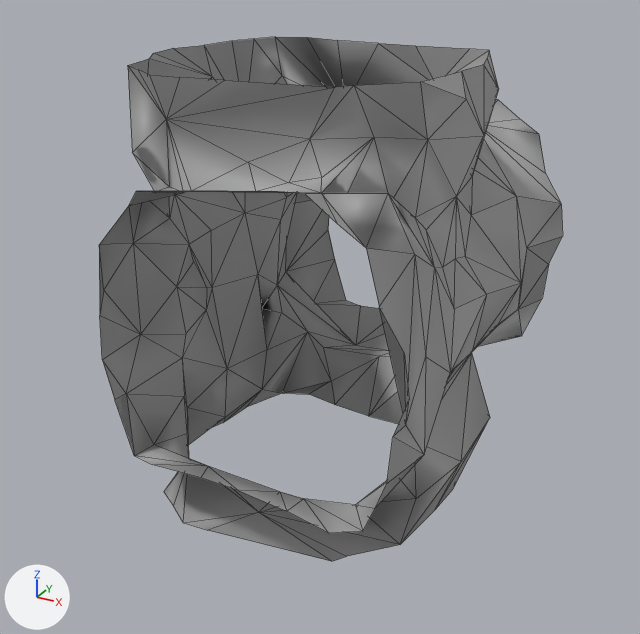
The glTF model Rogue-Robots/Assets/Models/ModularBlocks/PlusVerticalConnector.gltf: old version first, new version second.
Both versions are drawn from a camera (50 mm lens) standing at (4.49, -8.73, 6.24) and looking at (-0.05, -0.46, 2.11). Arrows for +X, +Y and +Z are at lower left; the lights stay in place. Mesh edges are drawn as thin lines. Vertices at the same position are counted once.

Names of what the first picture shows: 'PlusVerticalConnector'.
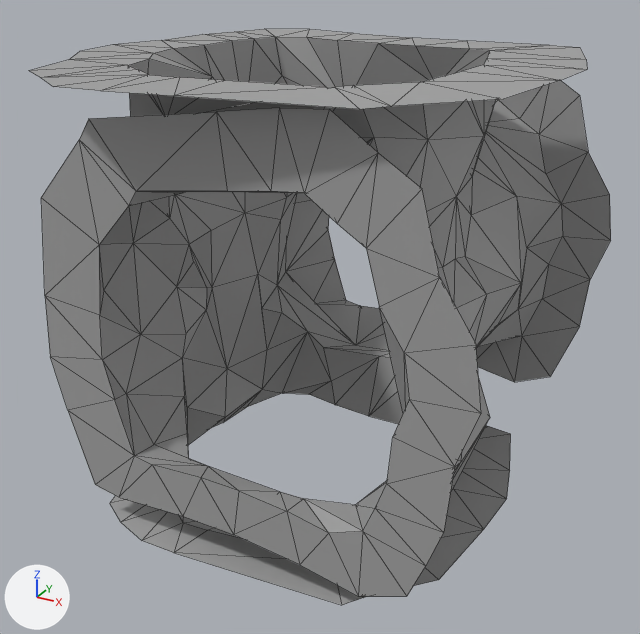
Edits to the scene script, one JSON object a line:
```json
{"block": "me_scene_040", "where": "# used by ob_plusverticalconnector; location = (0.0, 0.0, 0.0)"}
{"op": "remove", "block": "me_scene_040", "code": "me_scene_040.from_pydata(...)  # 214 vertices, 340 faces; spans x -1.93..1.94, y -2.5..2.5, z 0.0..5.0"}
{"op": "add", "block": "me_scene_040", "code": "me_scene_040.from_pydata(...)  # 306 vertices, 524 faces; spans x -2.75..2.58, y -3.06..2.5, z 0.0..5.0"}
{"block": "me_scene_040", "change": "me_scene_040 part 1"}
{"block": "me_scene_040", "change": "92 vertices are added at x -2.75..2.58, y -3.06..2.5, z 0.0..5.0"}
{"block": "me_scene_040", "change": "88 new faces join them, mat_pp_standard_material_011 (picture img_pp_color_palette)"}
{"block": "me_scene_040", "change": "96 new faces join them, mat_pp_standard_material_013 (picture img_pp_color_palette)"}
{"block": "me_scene_040", "change": "me_scene_040 part 2: the surface is now shaded flat"}
```

Boxes (x1, y1, x2, y2) around the edits, measured in the pictures (640 x 634 px):
```json
{"object": "PlusVerticalConnector", "change": "reshaped", "before": [99, 37, 563, 561], "after": [29, 29, 611, 605], "on screen": "25% wider, 10% taller"}
{"part": 1, "of": "me_scene_040", "change": "added", "after": [29, 29, 611, 605]}
```
